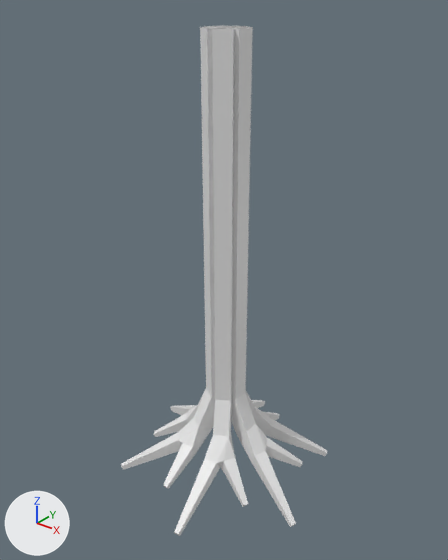
The FBX model Assets/1. Art/3D Assets/Trees Final/Terra Firme/TF_Tree 08.fbx as it was, and as the next commit left it.
One viewpoint serves both versions: a camera (50 mm lens) standing at (42.3, -53.3, 57.2) and looking at (-0.2, -0.2, 24.3). The axes (+X, +Y, +Z) are drawn at lower left. The lights are the same throughout. Where no turn or scale is listed for an object, it has been applied to the vertices.

Before the edit, the objects in view are built like this:
```python
me_plane_058 = bpy.data.meshes.new('Plane.058')
me_plane_058.from_pydata(...)  # 498 vertices, 492 faces; spans x -14.1..14.1, y -14.2..14.2, z -4.2..52.8
ob_tf_tree_08 = bpy.data.objects.new('TF_Tree 08', me_plane_058)
ob_tf_tree_08.location = (0.0, 0.0, 0.0)
```
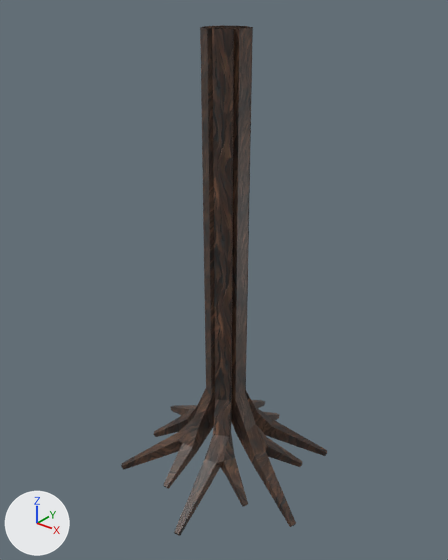
Commit message: 3D ASSETS - Igapo 2.1

Where the newer file only moved an object's origin or applied its transform, the numbers keep the older frame.

Boxes [x1, y1, x2, y2] around the edits, measured in the pictures (448 x 560 px):
'TF_Tree 08', recoloured
    both: [121, 25, 327, 536]

The change in detail:
Picture 'madeira_1.png' (img_madeira_1_png) is new.
Material 'Material.011' (mat_material_011) is new.
Its texture is img_madeira_1_png.
me_plane_058 has 498 vertices, 492 faces and spans x -14.1..14.1, y -14.2..14.2, z -4.2..52.8.
me_plane_058 now uses material mat_material_011 (picture img_madeira_1_png).
